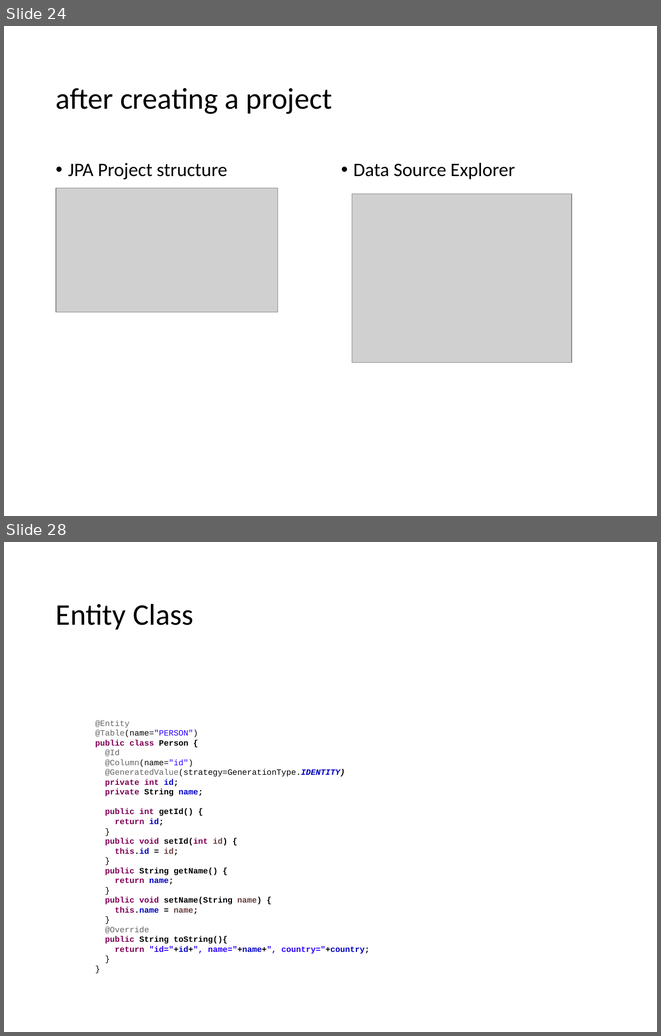
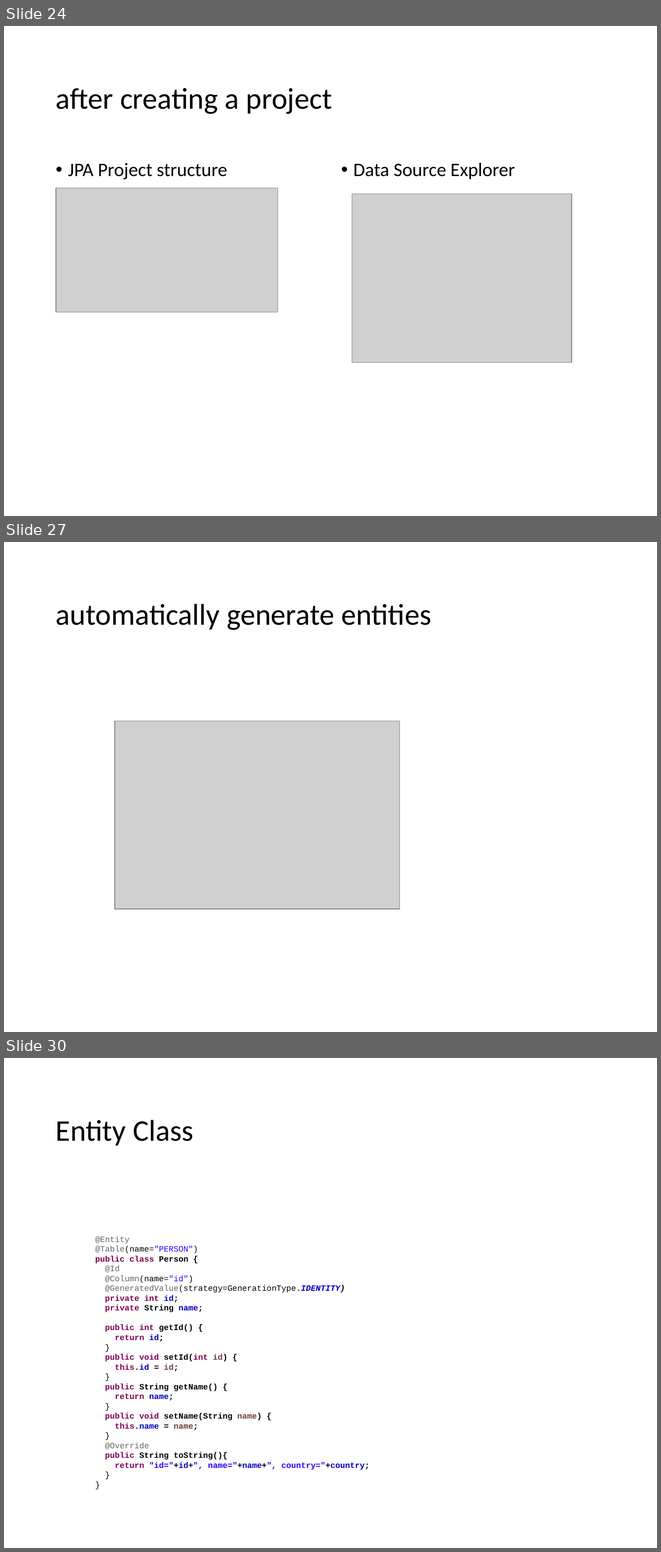
Before and after one commit to lawren43/mytest-repo, a slide deck: test-springmvc/doc/1.JPA Introduction.pptx. Shown one above the other, each under a label of ours: slides 24 and 28 before the commit, slides 24, 27 and 30 after it; the slides between them are not shown. The pictures are 661x1036 and 661x1552 pixels, drawn with LibreOffice and Linux fonts; fonts in the diff are those of the drawing; grey boxes stand for pictures. Boxes give left, top, right and bottom in pixels: in the first picture for what was removed or moved away, otherwise in the second. Text is boxed around its words. In the diff, an @@ line names an element or a change of style, - is before the commit and + after.

```diff
--- a/test-springmvc/doc/1.JPA Introduction.pptx
+++ b/test-springmvc/doc/1.JPA Introduction.pptx
@@ slide 27 added at (x1=4, y1=542, x2=657, y2=1032), background #FFFFFF @@
@@ title added at (x1=56, y1=603, x2=431, y2=630), 33 pt, text #000000 @@
+automatically generate entities
@@ picture added at (x1=115, y1=721, x2=400, y2=909) @@
@@ what was slide 28 is now slide 30 @@
```
Also in this commit, not shown: 3 slides changed, 1 other slide added.
